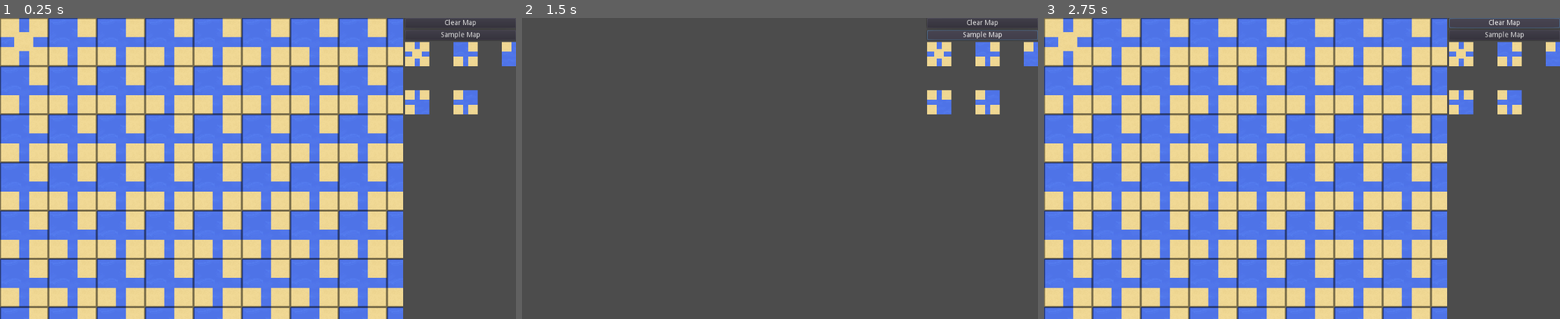
Above: before the commit, frames 1-3 (left to right).
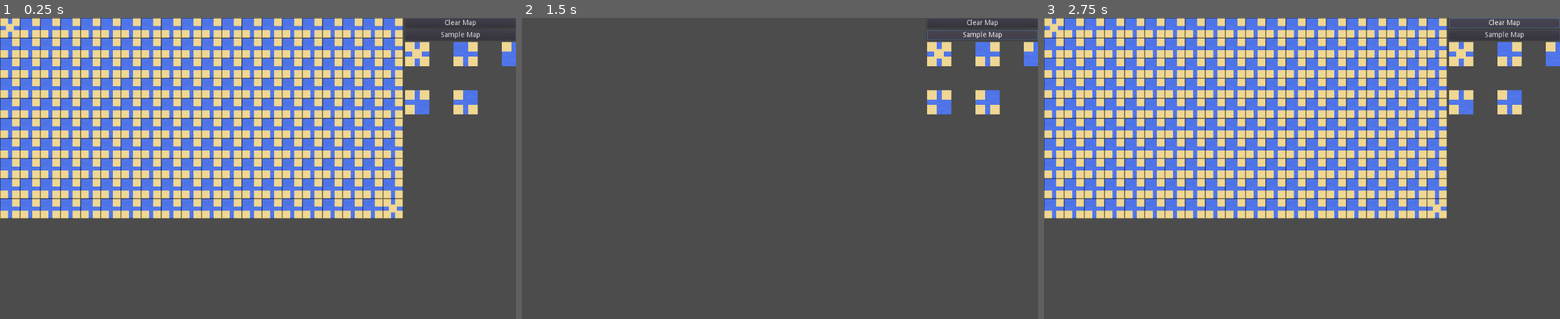
Above: after the commit, the same moments.

Repository: prologin/prologin2024
Game: Godot game, scene res://Scenes/MapEditor/MapEditor.tscn
Two runs of this game, one before a commit and one after it. Both use one fixed random seed, a clock stepped at 60 frames per second and the inputs below.
Inputs:
- Up to frame 1 (0.25 s): no input
- Up to frame 2 (1.5 s): click "Clear Map" at 0.5 s; click "Sample Map" at 1.25 s
- Up to frame 3 (2.75 s): click "Clear Map" at 2 s

The runs differ from the first frame. In frame 1, 58% of the frame differs, in the area x 0-79%, y 0-100%; in frame 2, nothing differs; in frame 3, 58%.
Error before the commit: Invalid call. Nonexistent 'int' constructor. (res://Scripts/Scenes/Viewer.gd:42)
Error after the commit: Invalid operands 'float' and 'Nil' in operator '/'. (res://Scripts/Scenes/Viewer.gd:43)

Commit message:
front(editor): Auto zoom

Diff:
--- a/gui/godot/Scenes/Viewer/BackgroundTileMap.gd
+++ b/gui/godot/Scenes/Viewer/BackgroundTileMap.gd
@@ -3,6 +3,8 @@
 signal leftclick(pos)
 
 func _input(event):
-	if event is InputEventMouseButton and event.pressed:
-		var pos = self.world_to_map(event.position)
+	if event is InputEventMouseButton and event.pressed and self.get_viewport_rect().has_point(event.position):
+		# Inverse viewer transform
+		var mouse_pos = self.get_parent().transform.affine_inverse().xform(event.position)
+		var pos = self.world_to_map(mouse_pos)
 		emit_signal("leftclick", pos)
--- a/gui/godot/Scenes/Viewer/Viewer.tscn
+++ b/gui/godot/Scenes/Viewer/Viewer.tscn
@@ -22,6 +22,7 @@
 0/z_index = 0
 
 [node name="Viewer" type="Node2D"]
+scale = Vector2( 0.5, 0.5 )
 script = ExtResource( 1 )
 
 [node name="BackgroundTileMap" type="TileMap" parent="."]
--- a/gui/godot/Scripts/Game/Constants.gd
+++ b/gui/godot/Scripts/Game/Constants.gd
@@ -6,6 +6,8 @@
 class_name Constants
 
 extends Node
+
+const TILE_SIZE = 96
 
 # Largeur maximale de la carte
 const LARGEUR_MAX = 100
--- a/gui/godot/Scripts/Scenes/Viewer.gd
+++ b/gui/godot/Scripts/Scenes/Viewer.gd
@@ -32,8 +32,21 @@
 func update_all(new_map):
 	map = new_map
 
+	update_zoom()
 	update_grid()
 	update_background()
+
+
+func update_zoom():
+	var target_height = self.get_viewport_rect().size[1]
+	var target_width = self.get_viewport_rect().size[0]
+	var h_target_tile_size = target_height / map.height
+	var h_target_scale = h_target_tile_size / Constants.TILE_SIZE
+	var w_target_tile_size = target_width / map.width
+	var w_target_scale = w_target_tile_size / Constants.TILE_SIZE
+	var target_scale = min(h_target_scale, w_target_scale)
+
+	self.scale = Vector2(target_scale, target_scale)
 
 
 func update_grid():
